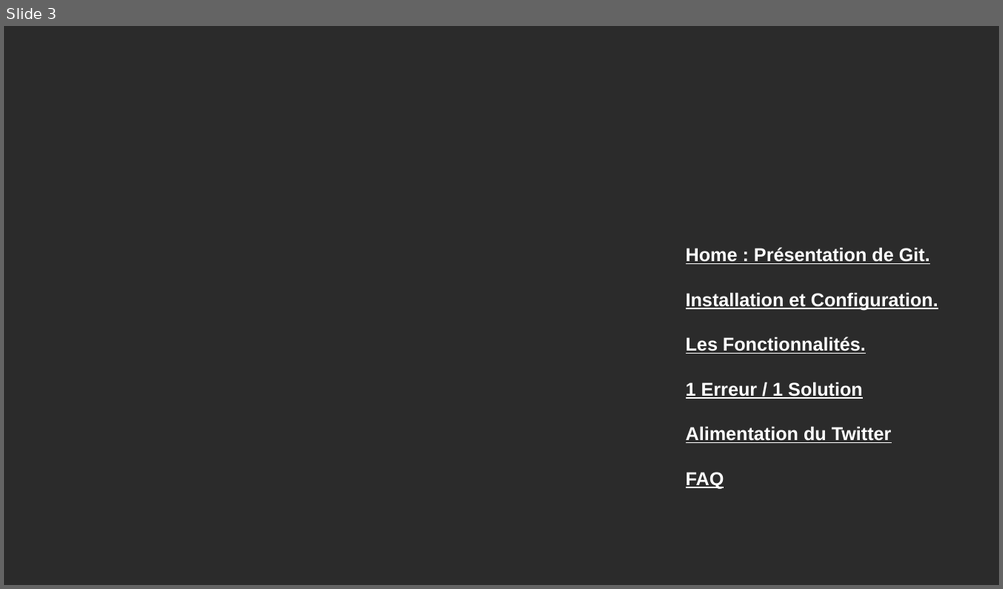
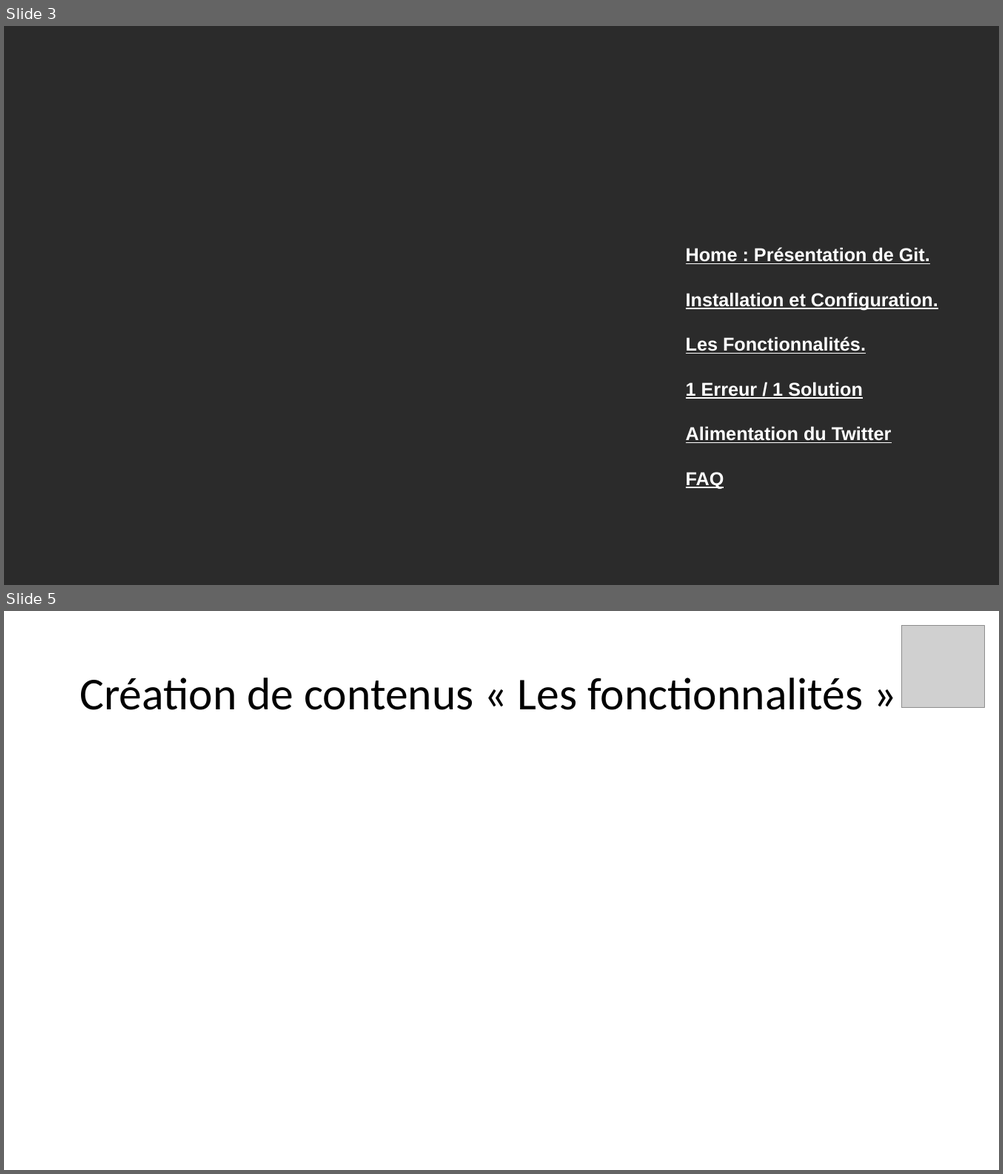
Before and after one commit to yes-we-web/Git-moi-tout, a slide deck: GIT-moi-tout.pptx. Shown one above the other, each under a label of ours: slide 3 before the commit, slides 3 and 5 after it; the slides between them are not shown. The pictures are 1003x589 and 1003x1174 pixels, drawn with LibreOffice and Linux fonts; fonts in the diff are those of the drawing; grey boxes stand for pictures; background and template pictures are left out; a plain dark background stands for a picture behind light text. Boxes give left, top, right and bottom in pixels: in the first picture for what was removed or moved away, otherwise in the second. Text is boxed around its words. In the diff, an @@ line names an element or a change of style, - is before the commit and + after.

```diff
--- a/GIT-moi-tout.pptx
+++ b/GIT-moi-tout.pptx
@@ slide 5 added at (4, 611, 999, 1170), background #FFFFFF @@
@@ picture added at (902, 625, 984, 708) @@
@@ text added at (79, 678, 862, 710), 44 pt, text #000000 @@
+Création de contenus « Les fonctionnalités »
```
Also in this commit, not shown: 5 slides changed.
